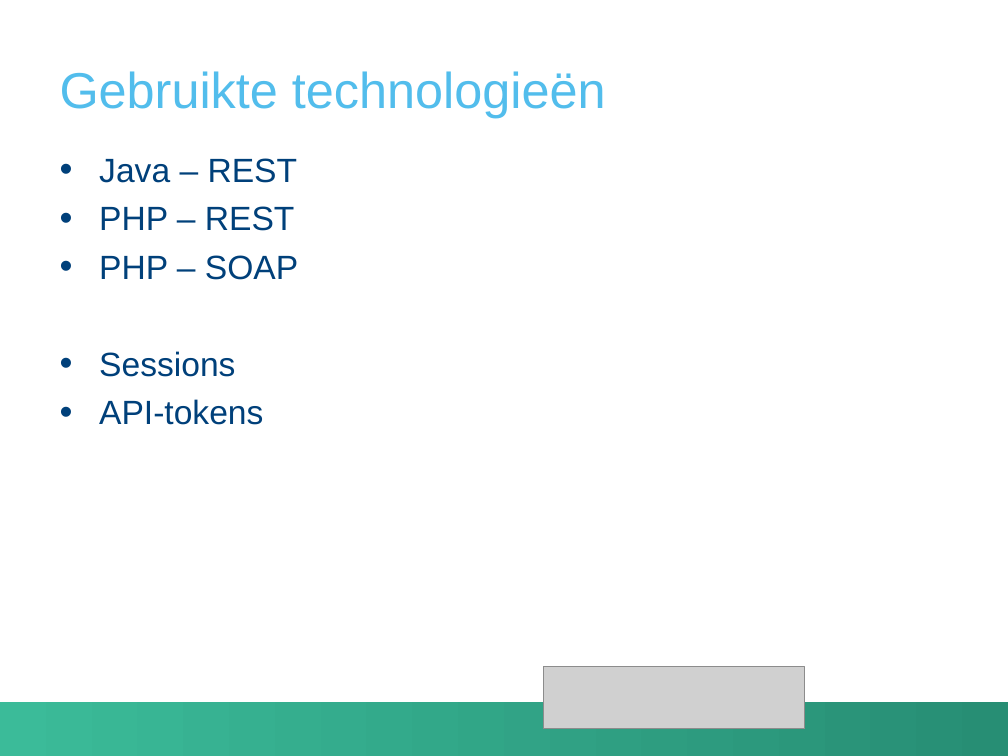
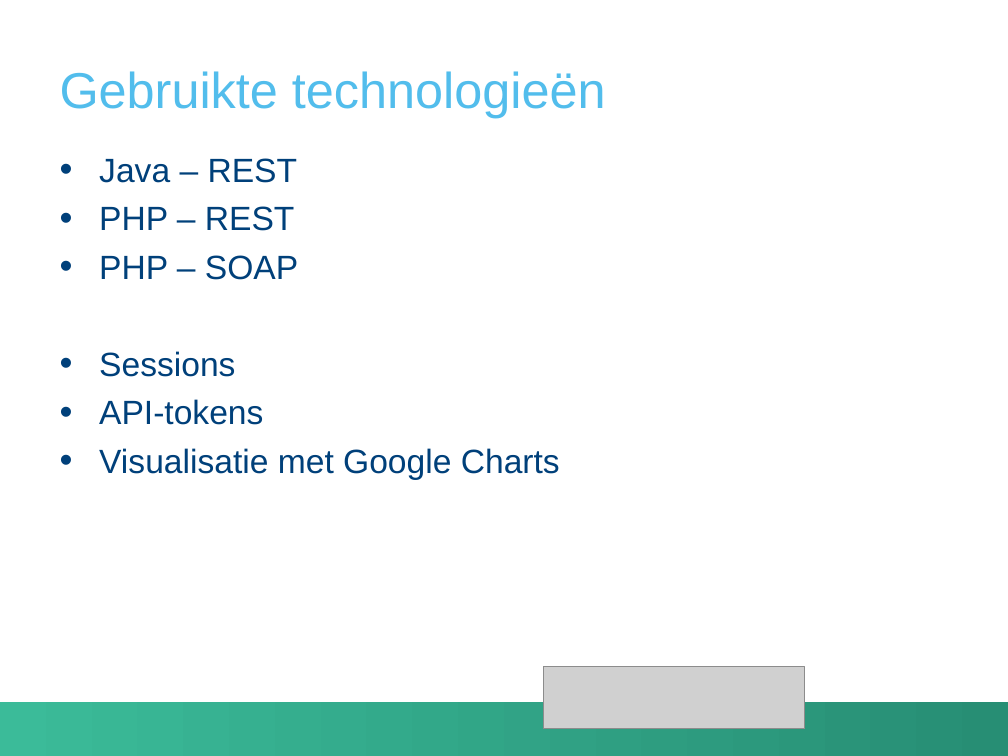
Before and after one commit to RobinMoons/soa, a slide deck: slide 3 of presentatie.pptx. Drawn at 1008x756 pixels with LibreOffice and Linux fonts; fonts in the diff are those of the drawing; grey boxes stand for pictures; background and template pictures are left out. Boxes give left, top, right and bottom in pixels: in the first picture for what was removed or moved away, otherwise in the second. Text is boxed around its words. In the diff, an @@ line names an element or a change of style, - is before the commit and + after.

```diff
--- a/presentatie.pptx
+++ b/presentatie.pptx
@@ text at (99,448,560,480): paragraph added @@
+• Visualisatie met Google Charts
```
